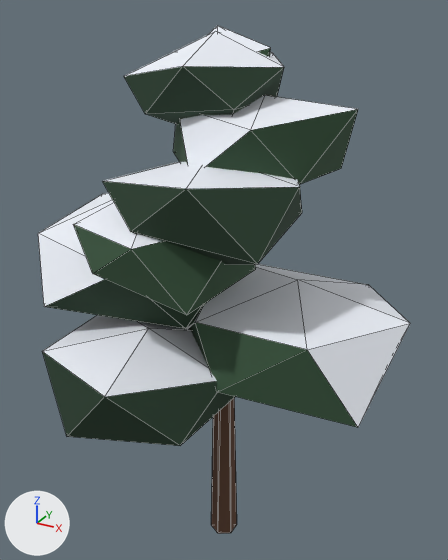
What one commit did to the Blender file assets/blend/pine-1.blend.
The view is the same before and after, from a 50 mm lens placed at (4.63, -8.42, 9.56), pointed at (0.15, -0.27, 5.48). Lighting does not change. The marker at lower left points along +X, +Y and +Z. The older version comes first. Mesh edges are drawn as thin lines.

Names of what the first picture shows: 'pine-1'.
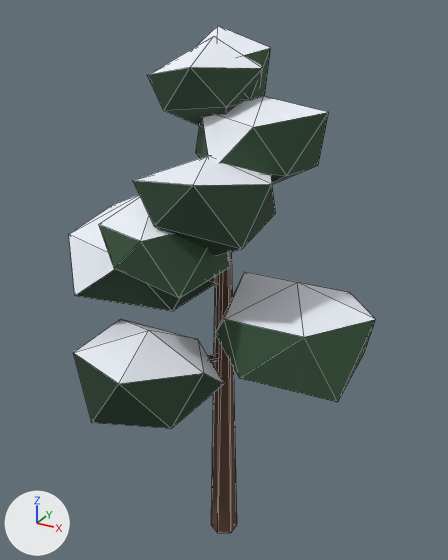
Where the change shows, as pixel boxes (x1, y1, x2, y2) in the pictures (448 x 560 px; the box of a moved part takes in the faces that stretch with it):
'pine-1', reshaped (17% narrower): before (38, 26, 410, 533); after (69, 26, 376, 533)
part 1 of me_pine_1, moved or reshaped: before (38, 31, 410, 446); after (69, 36, 376, 428)
part 2 of me_pine_1, recoloured: before (189, 307, 203, 327); after (216, 281, 241, 332)
part 3 of me_pine_1, recoloured: before (308, 324, 410, 427); after (304, 320, 375, 402)

Patch to the scene script:
```diff
--- a/assets/blend/pine-1.blend.py
+++ b/assets/blend/pine-1.blend.py
@@ me_pine_1 @@
 # used by ob_pine_1; location = (0.0, 0.0, 0.0)
-me_pine_1.from_pydata(...)  # 164 vertices, 264 faces; spans x -3.17..3.18, y -3.08..1.51, z -0.1..9.32
+me_pine_1.from_pydata(...)  # 164 vertices, 264 faces; spans x -2.66..2.69, y -2.66..0.97, z -0.1..9.32
+# me_pine_1 part 1: 84 of 164 vertices moved; they spanned x -3.17..3.18, y -3.08..1.51, z 3.53..9.25 and now span x -2.66..2.69, y -2.66..0.97, z 3.55..9.18; mean shift (0.0, 0.0, 0.0); largest move (-0.63, 1.51, 6.05) -> (-0.84, 0.97, 6.03)
+# me_pine_1 part 2: the 1 face centred in x -0.13, y -0.47, z 5.1 switches from mat_snow (white #eef2fa) to mat_pine (dark green #35523a)
+# me_pine_1 part 3: the 1 face centred in x 2.75, y -1.21, z 5.12 switches from mat_snow (white #eef2fa) to mat_pine (dark green #35523a)
 me_pine_1.materials.append(mat_bark)
```
